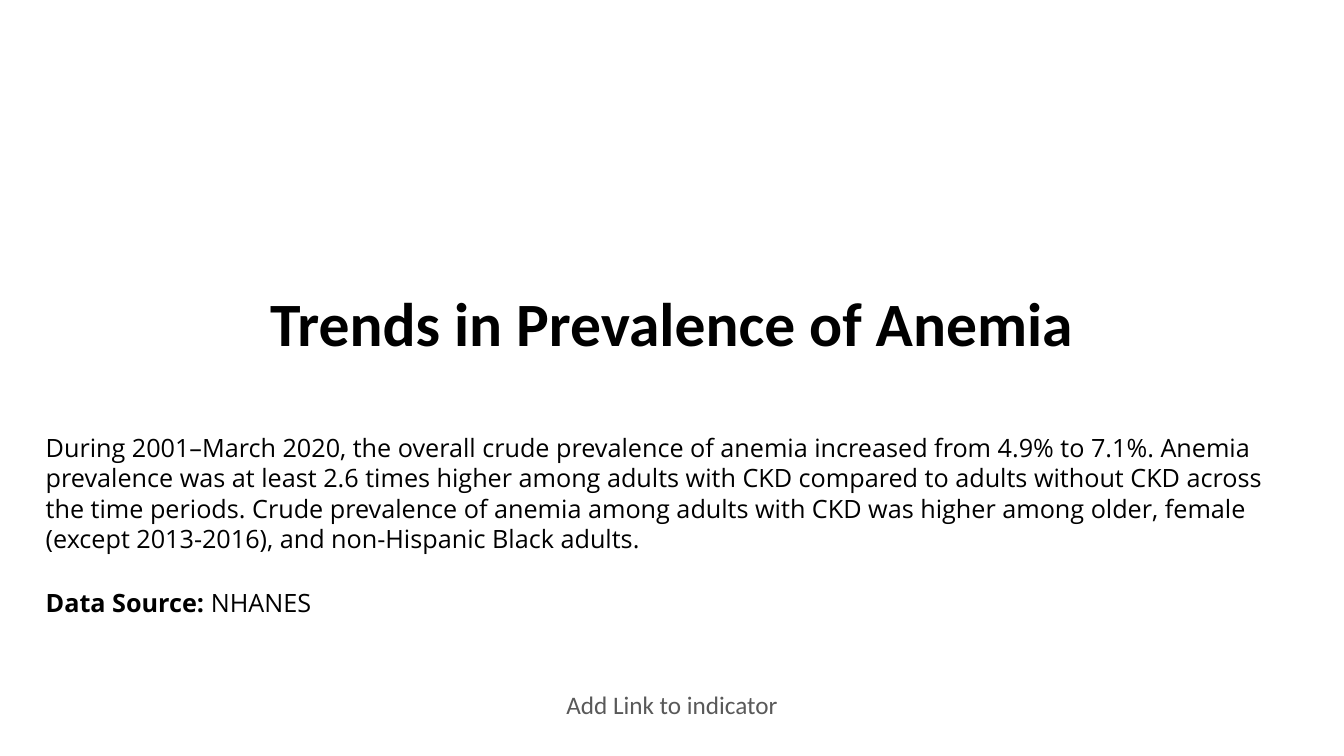
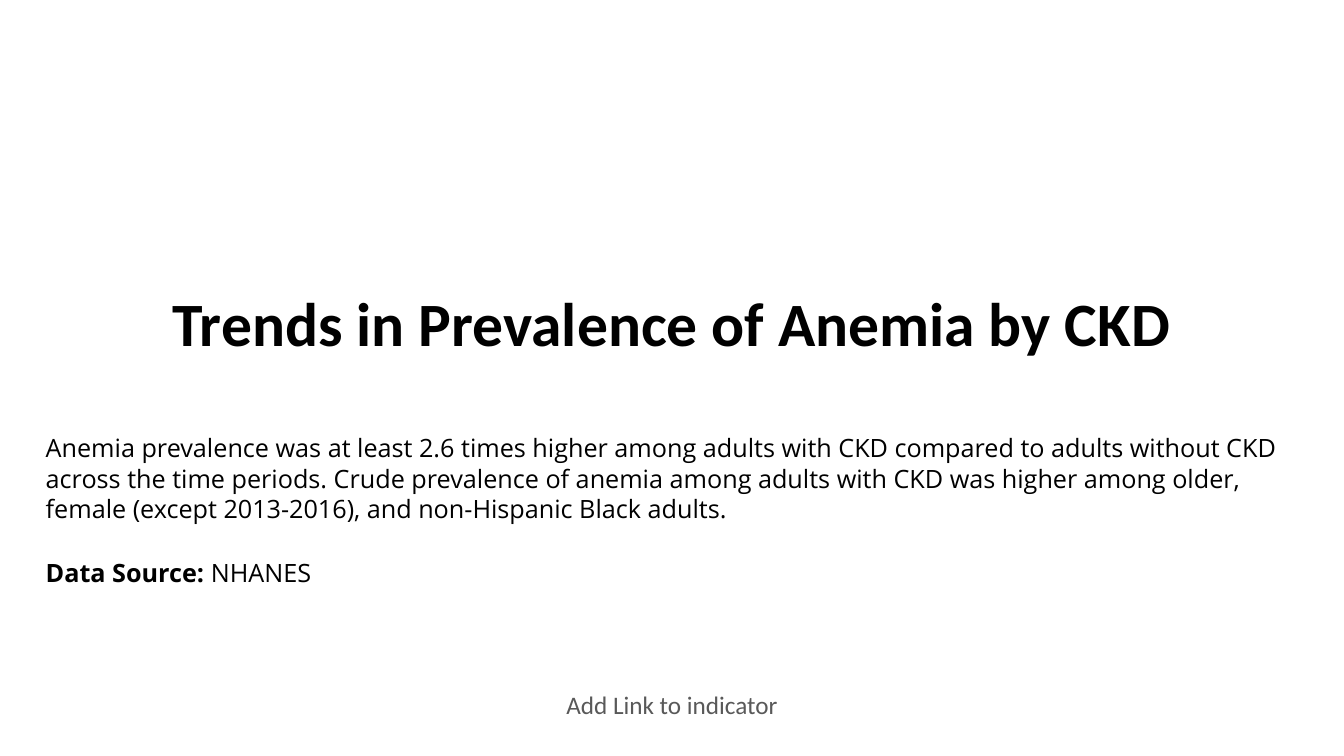
Before and after one commit to CDCgov/nccdphp-ddt-kdss, a slide deck: slide 1 of CKDSurveillance/PPT/Q808.pptx. Drawn at 1344x756 pixels with LibreOffice and Linux fonts; fonts in the diff are those of the drawing; background and template pictures are left out. Boxes give left, top, right and bottom in pixels: in the first picture for what was removed or moved away, otherwise in the second. Text is boxed around its words. In the diff, an @@ line names an element or a change of style, - is before the commit and + after.

```diff
--- a/CKDSurveillance/PPT/Q808.pptx
+++ b/CKDSurveillance/PPT/Q808.pptx
@@ title at [173, 302, 1170, 356]: text changed @@
-Trends in Prevalence of Anemia
+Trends in Prevalence of Anemia by CKD
@@ text at [46, 438, 1276, 524]: text changed @@
-During 2001–March 2020, the overall crude prevalence of anemia increased from 4.9% to 7.1%. Anemia prevalence was at least 2.6 times higher among adults with CKD compared to adults without CKD across the time periods. Crude prevalence of anemia among adults with CKD was higher among older, female (except 2013-2016), and non-Hispanic Black adults.
+Anemia prevalence was at least 2.6 times higher among adults with CKD compared to adults without CKD across the time periods. Crude prevalence of anemia among adults with CKD was higher among older, female (except 2013-2016), and non-Hispanic Black adults.
```
Also in this commit, not shown: 3 other files.
